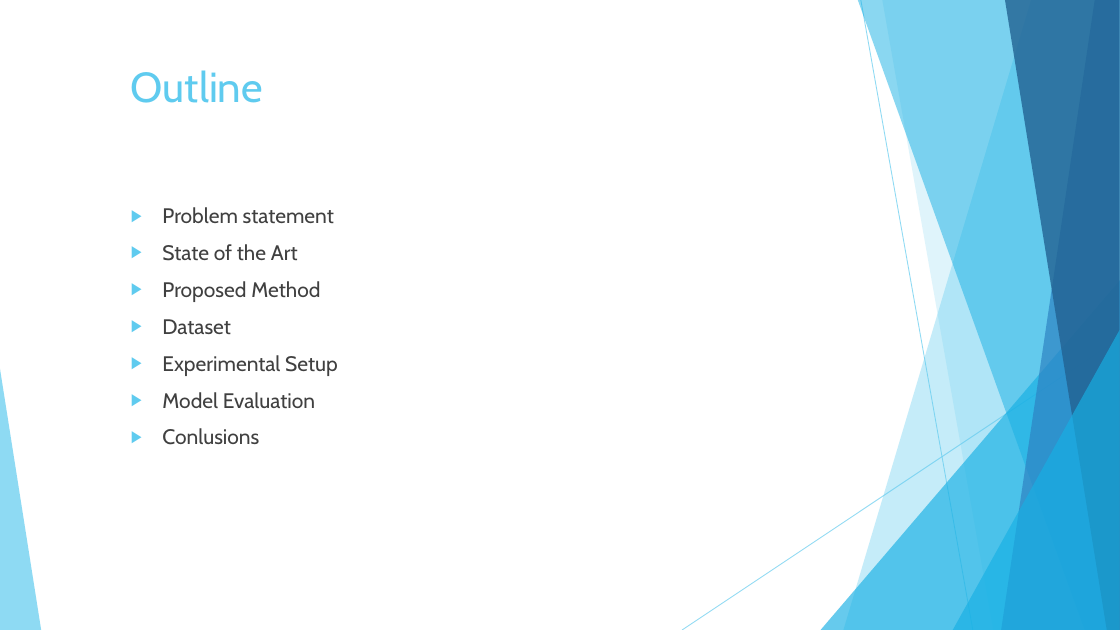
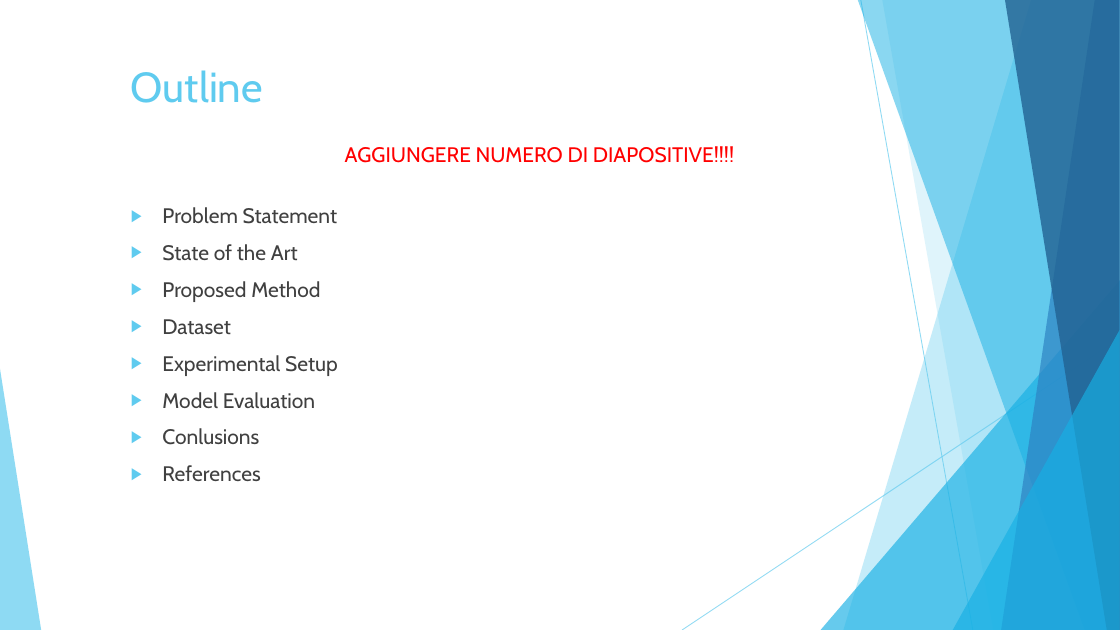
Before and after one commit to onorio21/CV_License_plate_detection_recognition, a slide deck: slide 2 of LicensePlatePresentation.pptx. Drawn at 1120x630 pixels with LibreOffice and Linux fonts; fonts in the diff are those of the drawing. Boxes give left, top, right and bottom in pixels: in the first picture for what was removed or moved away, otherwise in the second. Text is boxed around its words. In the diff, an @@ line names an element or a change of style, - is before the commit and + after.

```diff
--- a/LicensePlatePresentation.pptx
+++ b/LicensePlatePresentation.pptx
@@ text added at (x1=345, y1=146, x2=734, y2=163), 18 pt, text #FF0000 @@
+AGGIUNGERE NUMERO DI DIAPOSITIVE!!!!
@@ text at (x1=162, y1=207, x2=337, y2=224): text changed @@
-▶ Problem statement
+▶ Problem Statement
@@ text at (x1=162, y1=465, x2=260, y2=481): paragraph added @@
+▶ References
```
Also in this commit, not shown: 4 other slides changed, 4 slides added, 3 slides removed.
